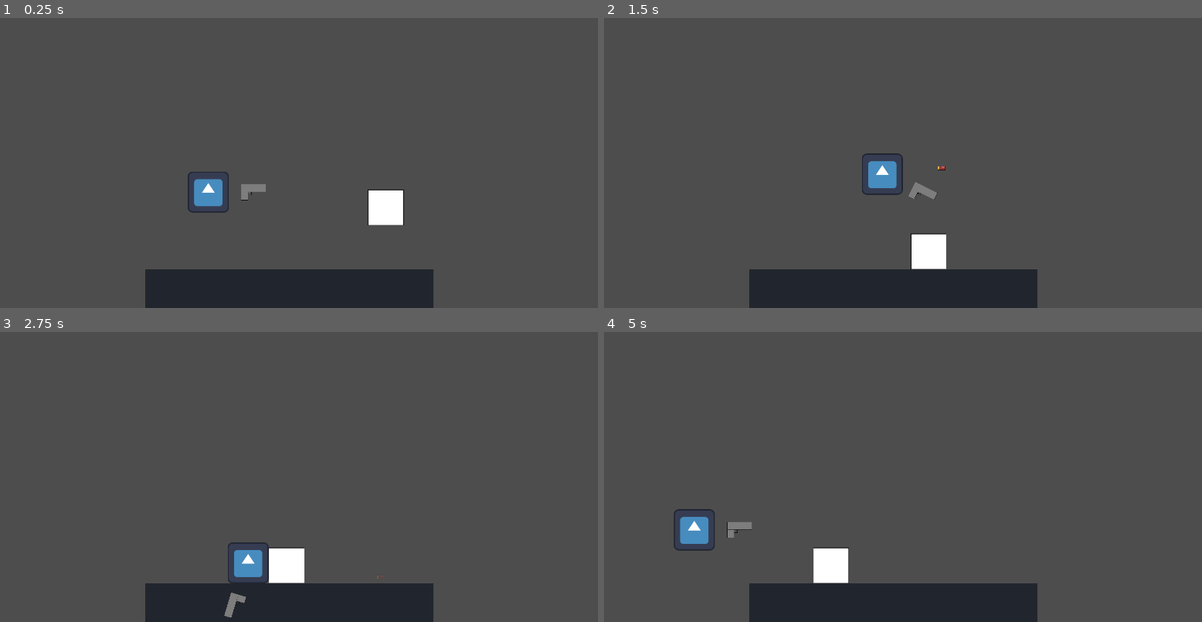
Above: before the commit, frames 1-4 (two rows, left to right).
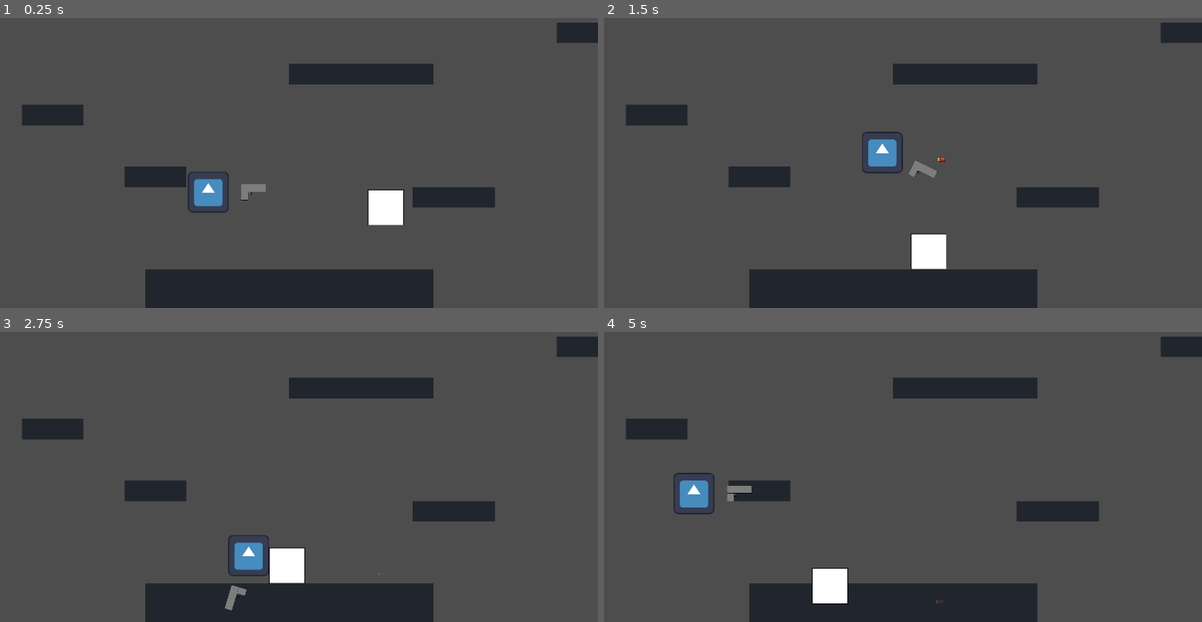
Above: after the commit, the same moments.

Repository: RajwolChapagain/Recoil-Robot
Game: Godot game, scene res://main.tscn
The game is run twice, just before and just after one commit, with the same random seed, the same clock (stepped at 60 frames per second) and the same inputs. The engine's default icon, where the game draws it, is replaced by a stand-in: a white triangle on a blue panel in a dark square.
Inputs:
- Up to frame 1 (0.25 s): no input
- Up to frame 2 (1.5 s): hold D (move_right) 0.53-1.28 s; hold Up (fire_bullet) 0.53-1.28 s; tap W (jump) at 0.77 s; hold A (move_left) from 1.28 s (still down); tap Right (rotate_gun_clockwise) at 1.35 s
- Up to frame 3 (2.75 s): tap W (jump) at 1.52 s; release A (move_left) at 2.03 s; hold D (move_right) from 2.03 s (still down); hold Left (rotate_gun_counter_clockwise) from 2.03 s (still down)
- Up to frame 4 (5 s): release Left (rotate_gun_counter_clockwise) at 2.78 s; tap Up (fire_bullet) at 2.85 s; tap W (jump) at 3.02, 3.77, 4.52 s; release D (move_right) at 3.53 s; hold Right (rotate_gun_clockwise) 3.53-4.28 s; hold A (move_left) from 3.53 s (still down); tap Left (rotate_gun_counter_clockwise) at 4.35 s

The runs differ from the first frame. In frame 1, 4.7% of the frame differs, in the area x 3-100%, y 1-66%; in frame 2, 5.9%; in frame 3, 5.3%; in frame 4, 6.9%, in the area x 3-100%, y 1-94%.

Commit message:
make initial level using tilemaps

Diff:
--- a/player/robot.gd
+++ b/player/robot.gd
@@ -1,7 +1,7 @@
 extends RigidBody2D
 
 const MOVE_SPEED = 400
-const JUMP_SPEED = 700
+const JUMP_SPEED = 800
 var is_grounded = false
 var distance_to_gun
 var increment_angle_per_second_degrees = 100
--- a/world/world.tscn
+++ b/world/world.tscn
@@ -11,6 +11,7 @@
 0:0/0/physics_layer_0/linear_velocity = Vector2(0, 0)
 0:0/0/physics_layer_0/angular_velocity = 0.0
 0:0/0/physics_layer_0/polygon_0/points = PackedVector2Array(-32, -32, 32, -32, 32, 32, -32, 32)
+0:0/0/physics_layer_0/polygon_0/one_way = true
 
 [sub_resource type="TileSet" id="TileSet_twuvj"]
 tile_size = Vector2i(64, 64)
@@ -22,4 +23,4 @@
 [node name="TileMap" type="TileMap" parent="." groups=["platform"]]
 tile_set = SubResource("TileSet_twuvj")
 format = 2
-layer_0/tile_data = PackedInt32Array(1048586, 0, 0, 1048587, …(341 unchanged characters)… 983059, 0, 0, 983060, 0, 0, 983061, 0, 0)
+layer_0/tile_data = PackedInt32Array(1048586, 0, 0, 1048587, …(341 unchanged characters)… 983059, 0, 0, 983060, 0, 0, 983061, 0, 0, 720917, 0, 0, 720918, 0, 0, 720919, 0, 0, 720920, 0, 0, 458754, 0, 0, 458755, 0, 0, 458756, 0, 0, 327695, 0, 0, 327696, 0, 0, 327697, 0, 0, 327698, 0, 0, 327699, 0, 0, 327700, 0, 0, 327701, 0, 0, 655367, 0, 0, 655368, 0, 0, 655369, 0, 0, 196637, 0, 0, 196636, 0, 0)
